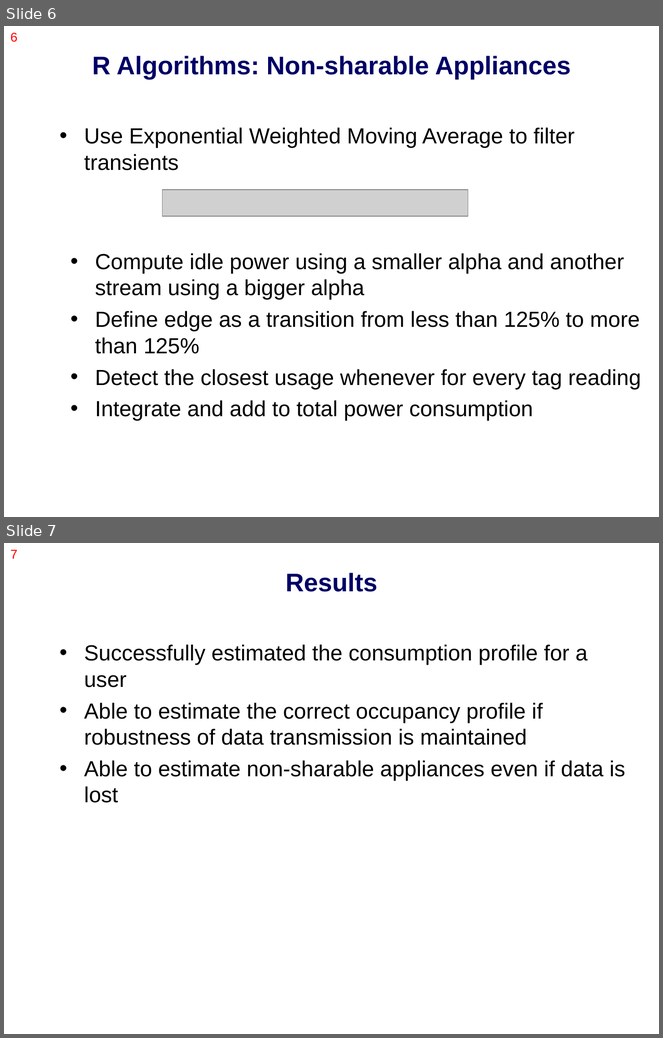
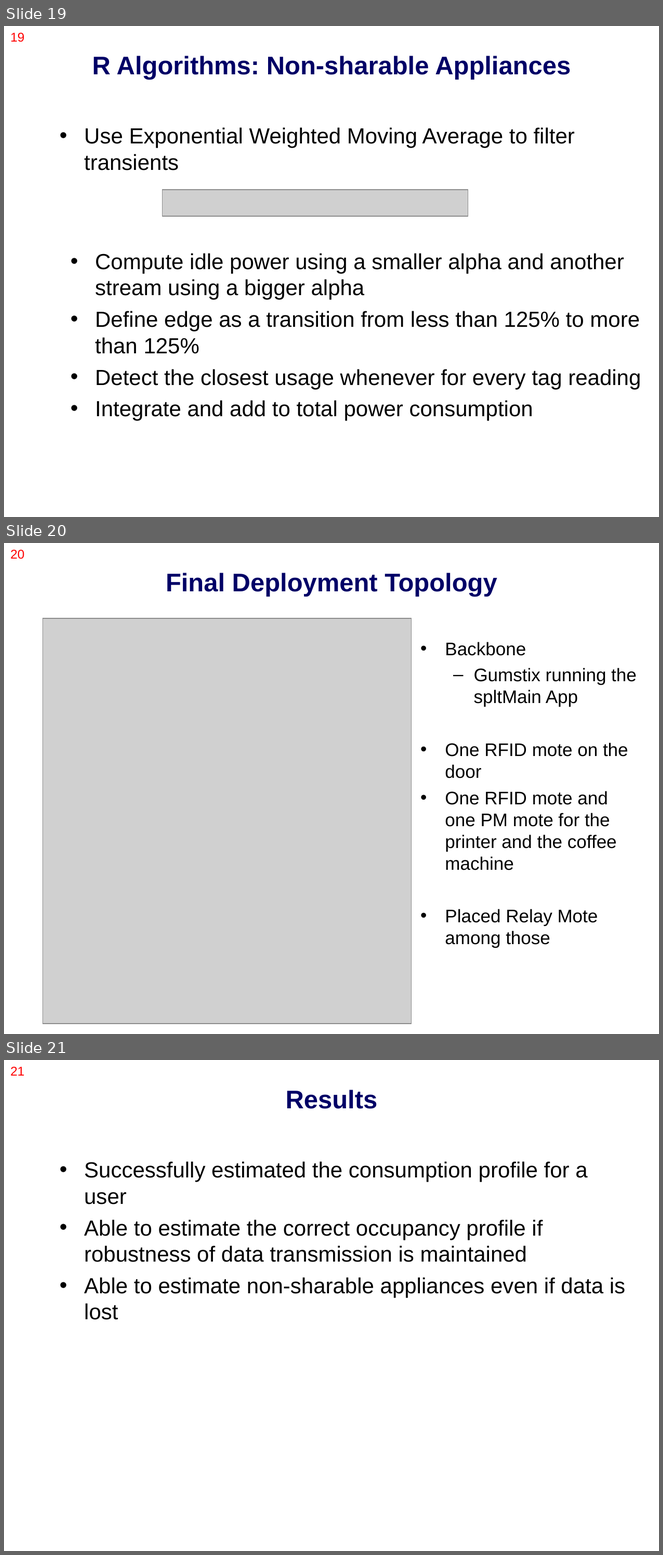
Before and after one commit to nesl/splt, a slide deck: docs/presentation/class_project.ppt. Shown one above the other, each under a label of ours: slides 6 and 7 before the commit, slides 19, 20 and 21 after it. The pictures are 663x1038 and 663x1555 pixels, drawn with LibreOffice and Linux fonts; fonts in the diff are those of the drawing; grey boxes stand for pictures. Boxes give left, top, right and bottom in pixels: in the first picture for what was removed or moved away, otherwise in the second. Text is boxed around its words. In the diff, an @@ line names an element or a change of style, - is before the commit and + after.

```diff
--- a/docs/presentation/class_project.ppt
+++ b/docs/presentation/class_project.ppt
@@ slide 20 added at [4,543,659,1034], background #FFFFFF @@
@@ page number added at [10,550,24,559], 14 pt, text #FF0000 @@
+20
@@ title added at [166,573,497,597], 28 pt, text #000066, bold @@
+Final Deployment Topology
@@ picture added at [42,618,412,1024] @@
@@ text added at [445,642,637,948], 20 pt, text #000000 @@
+• Backbone
+  – Gumstix running the spltMain App
+• One RFID mote on the door
+• One RFID mote and one PM mote for the printer and the coffee machine
+• Placed Relay Mote among those
@@ what was slide 6 is now slide 19 @@
@@ page number at [10,33,24,42]: text changed @@
-6
+19
@@ what was slide 7 is now slide 21 @@
@@ page number at [10,1067,24,1076]: text changed @@
-7
+21
```
Also in this commit, not shown: 17 other slides added.
